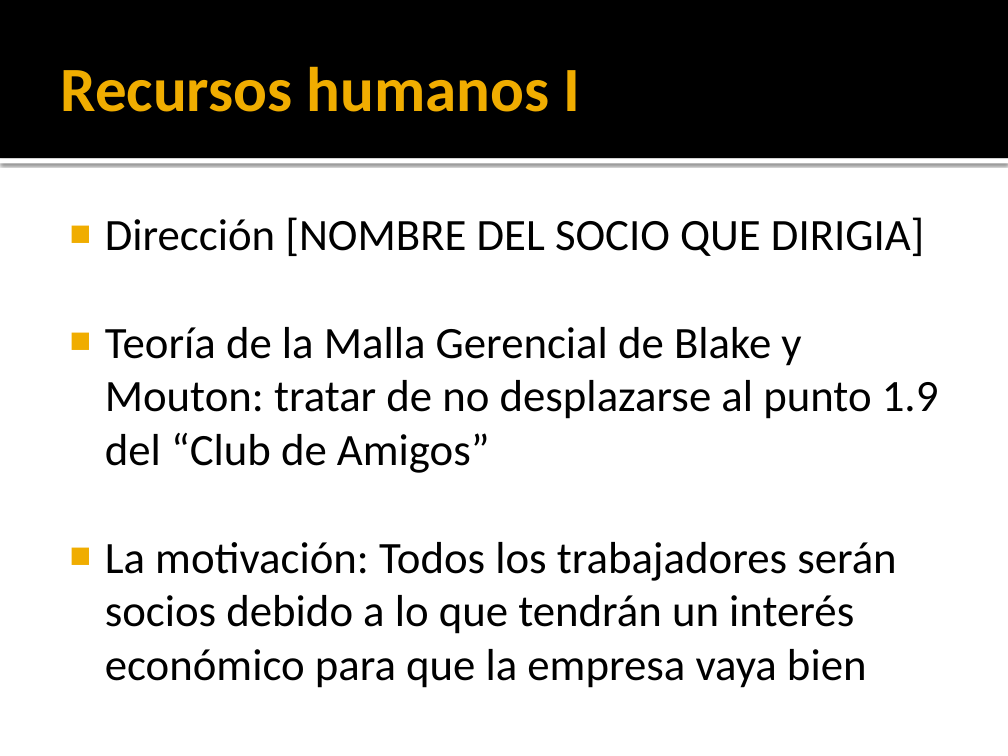
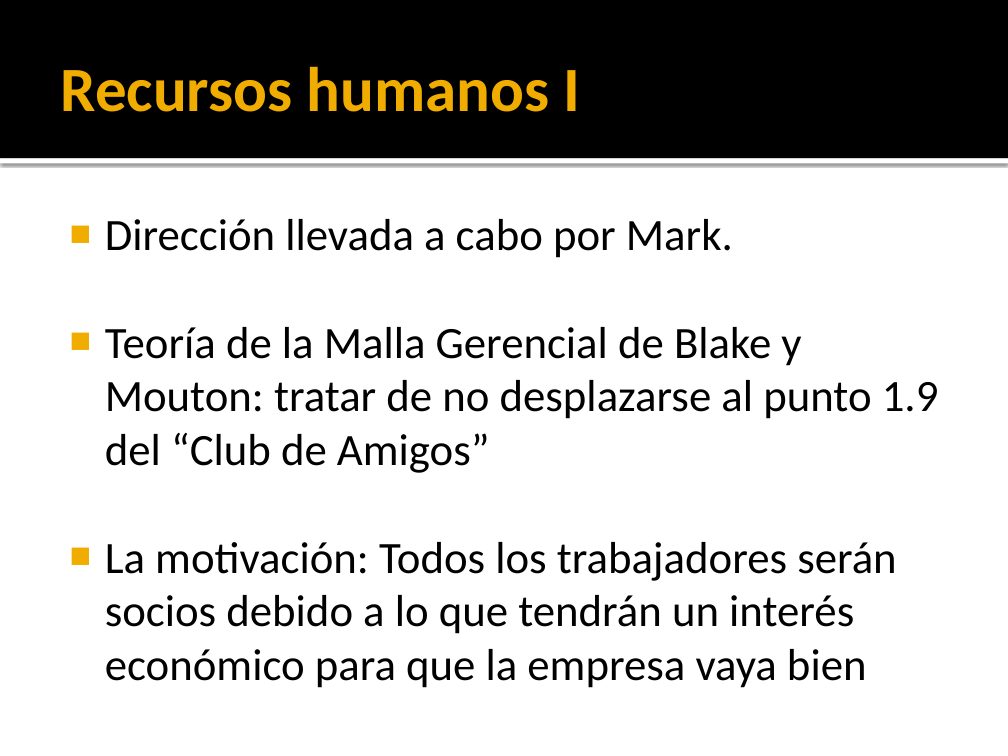
Before and after one commit to QuixoteCode/Experiencias_Ecohuerto, a slide deck: slide 6 of Presentacion_Empresa_6_3_2024.pptx. Drawn at 1008x756 pixels with LibreOffice and Linux fonts; fonts in the diff are those of the drawing. Boxes give left, top, right and bottom in pixels: in the first picture for what was removed or moved away, otherwise in the second. Text is boxed around its words. In the diff, an @@ line names an element or a change of style, - is before the commit and + after.

```diff
--- a/Presentacion_Empresa_6_3_2024.pptx
+++ b/Presentacion_Empresa_6_3_2024.pptx
@@ text at (105, 219, 733, 258): text changed @@
-■ Dirección [NOMBRE DEL SOCIO QUE DIRIGIA]
+■ Dirección llevada a cabo por Mark.
```
Also in this commit, not shown: 7 other slides changed, 4 slides added, 1 slide removed.
